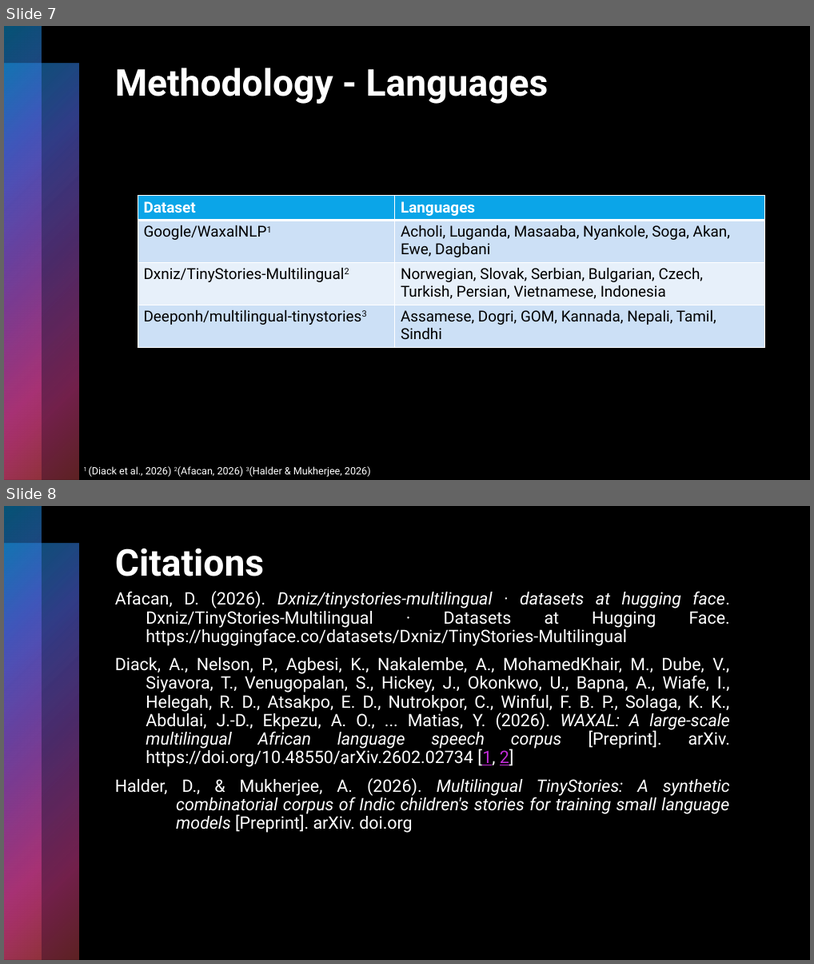
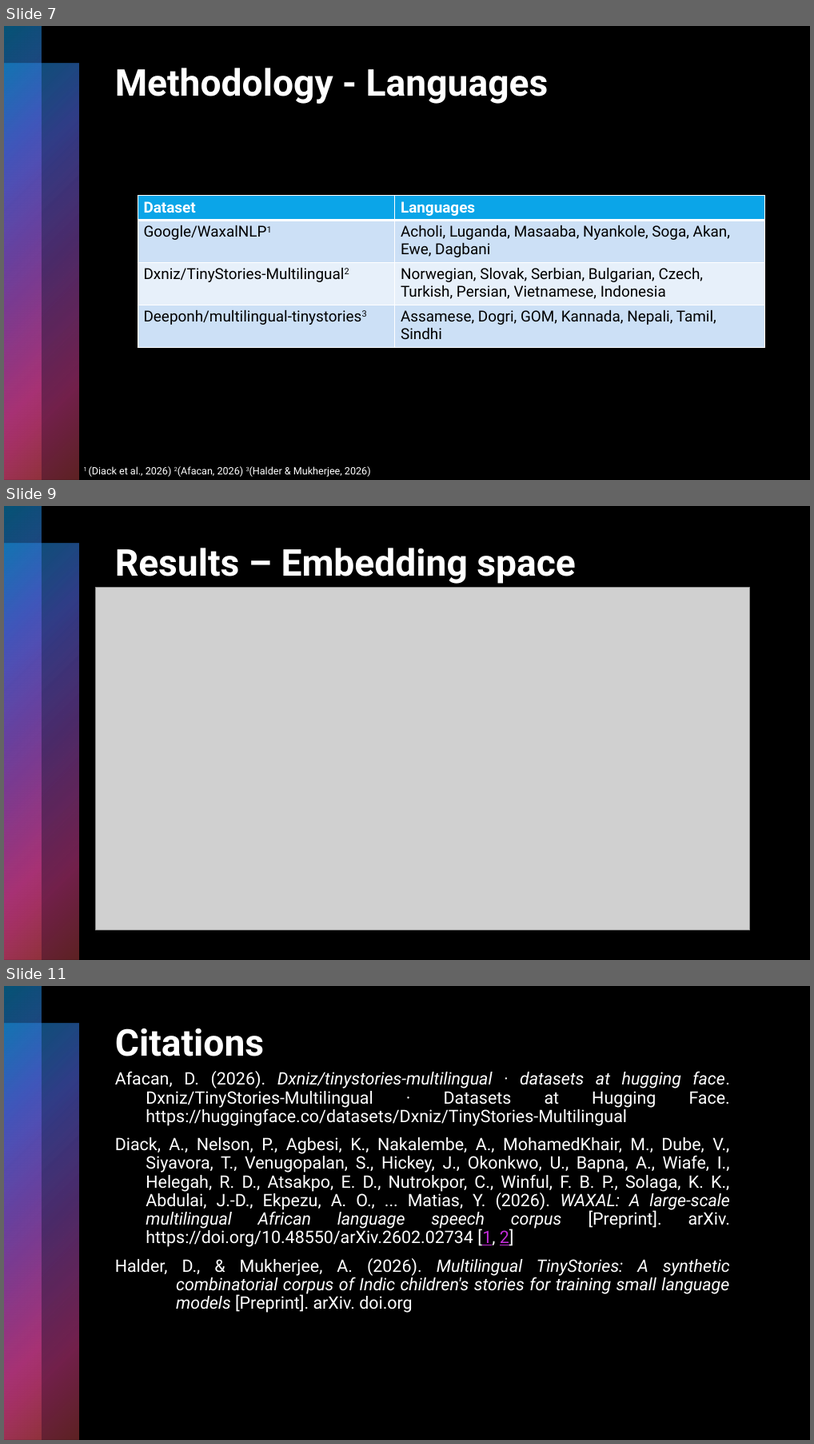
Before and after one commit to look-luc/Multilingual-Stories-Topic-Space, a slide deck: presentation.pptx. Shown one above the other, each under a label of ours: slides 7 and 8 before the commit, slides 7, 9 and 11 after it; the slides between them are not shown. The pictures are 814x964 and 814x1444 pixels, drawn with LibreOffice and Linux fonts; fonts in the diff are those of the drawing; grey boxes stand for pictures. Boxes give left, top, right and bottom in pixels: in the first picture for what was removed or moved away, otherwise in the second. Text is boxed around its words. In the diff, an @@ line names an element or a change of style, - is before the commit and + after.

```diff
--- a/presentation.pptx
+++ b/presentation.pptx
@@ slide 9 added at box(4, 506, 810, 960), background #000000; not listed: 2 template elements that a slide beside it also shows @@
@@ title added at box(115, 548, 576, 584), 44 pt, text #FFFFFF, bold @@
+Results – Embedding space
@@ picture added at box(95, 588, 750, 930) @@
@@ what was slide 8 is now slide 11 @@
```
Also in this commit, not shown: 2 other slides added.
